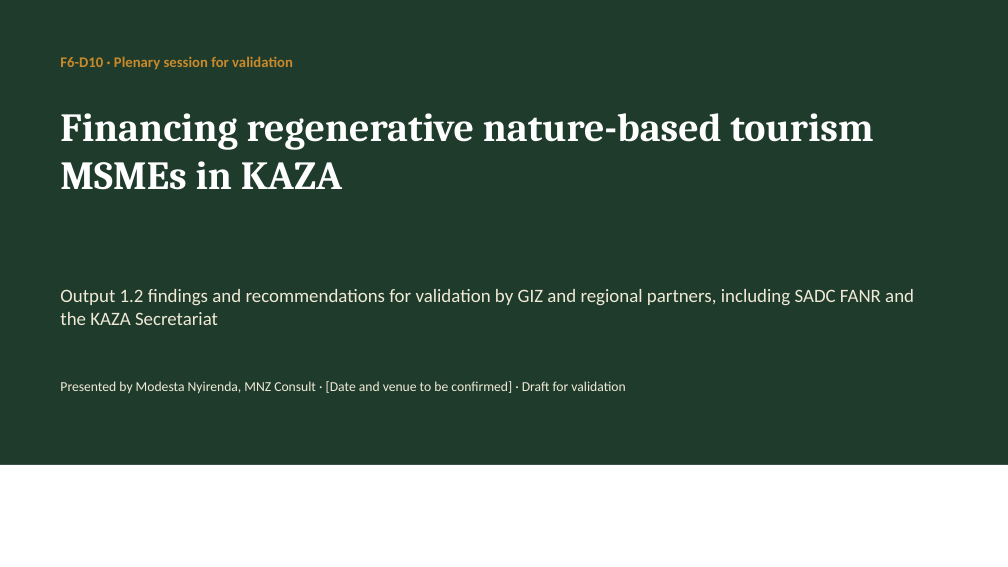
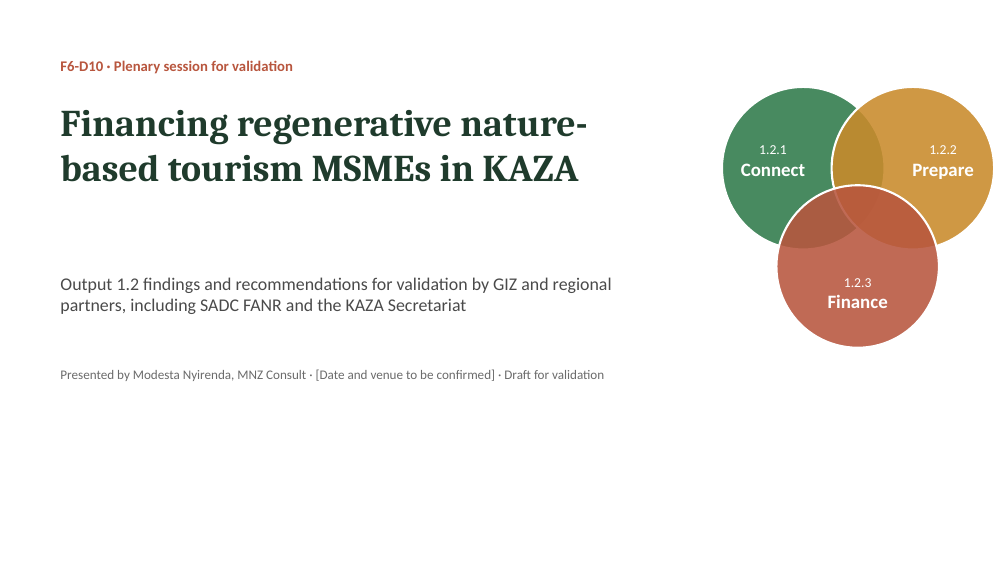
Before and after one commit to modestanz/GIZ-Works, a slide deck: slide 1 of deliverables/F6-D10_Output_1.2_Findings_for_Validation.pptx. Drawn at 1008x567 pixels with LibreOffice and Linux fonts; fonts in the diff are those of the drawing; background and template pictures are left out. Boxes give left, top, right and bottom in pixels: in the first picture for what was removed or moved away, otherwise in the second. Text is boxed around its words. In the diff, an @@ line names an element or a change of style, - is before the commit and + after.

```diff
--- a/deliverables/F6-D10_Output_1.2_Findings_for_Validation.pptx
+++ b/deliverables/F6-D10_Output_1.2_Findings_for_Validation.pptx
@@ background #1F3B2C to #FFFFFF @@
@@ text "F6-D10 · Plenary session for ..." at [60,60,293,74]: text colour #C98A2B to #B8563E @@
@@ ellipse added at [722,87,885,250], fill #2F7A4B at 88% opacity, outline #FFFFFF 2 pt @@
@@ ellipse added at [832,87,994,250], fill #C98A2B at 88% opacity, outline #FFFFFF 2 pt @@
@@ title "Financing regenerative nature-based tourism MSMEs ..." at [60,110,587,182]: size 38 to 36 pt, text colour #FFFFFF to #1F3B2C @@
@@ text added at [741,145,805,176], 18 pt, text #FFFFFF, bold @@
+1.2.1
+Connect
@@ text added at [912,145,974,179], 18 pt, text #FFFFFF, bold @@
+1.2.2
+Prepare
@@ ellipse added at [777,185,939,348], fill #B8563E at 88% opacity, outline #FFFFFF 2 pt @@
@@ text "Output 1.2 findings and recommendations ...": place and size @@
-text "Output 1.2 findings and recommendations ..." at [60,289,914,325]
+text "Output 1.2 findings and recommendations ..." at [60,277,612,314]
@@ text "Output 1.2 findings and recommendations ..." at [60,277,612,314]: size 18 to 17 pt, text colour #F0EAD6 to #4A4A4A @@
@@ text added at [828,278,888,308], 18 pt, text #FFFFFF, bold @@
+1.2.3
+Finance
@@ text "Presented by Modesta Nyirenda, MNZ ...": place and size @@
-text "Presented by Modesta Nyirenda, MNZ ..." at [60,381,625,393]
+text "Presented by Modesta Nyirenda, MNZ ..." at [60,369,604,381]
@@ text "Presented by Modesta Nyirenda, MNZ ..." at [60,369,604,381]: size 13 to 12.5 pt, text colour #F0EAD6 to #6B6B6B @@
@@ rectangle removed at [0,465,1008,567] @@
```
Also in this commit, not shown: 1 other slide changed, 1 slide added, 1 slide removed, 6 other files.
